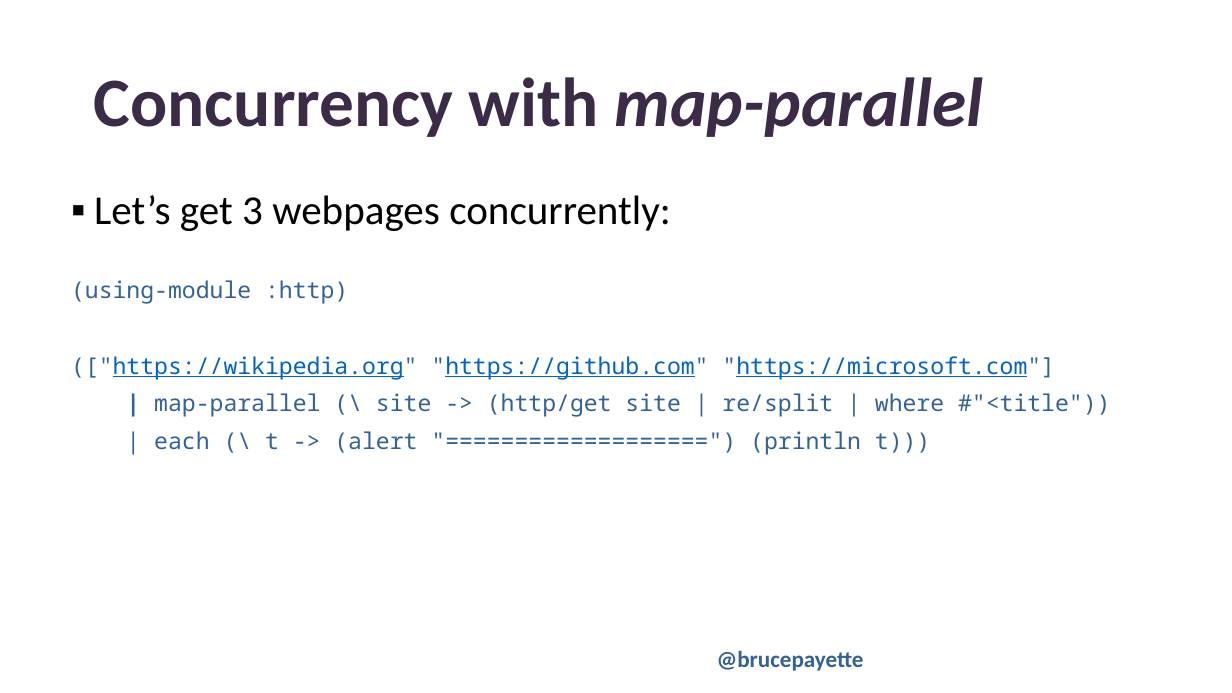
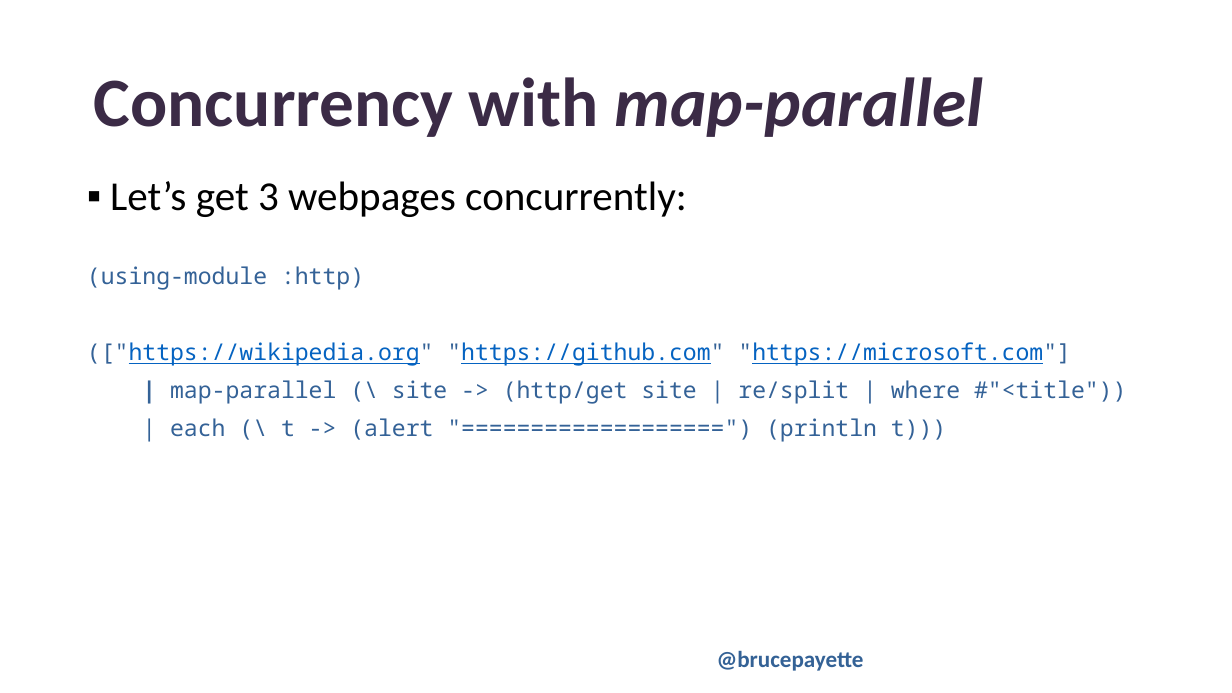
Before and after one commit to BrucePay/BraidLang, a slide deck: slide 22 of PSCONFEU23_payette_braid.pptx. Drawn at 1232x693 pixels with LibreOffice and Linux fonts; fonts in the diff are those of the drawing; background and template pictures are left out. Boxes give left, top, right and bottom in pixels: in the first picture for what was removed or moved away, otherwise in the second. Text is boxed around its words. In the diff, an @@ line names an element or a change of style, - is before the commit and + after.

```diff
--- a/PSCONFEU23_payette_braid.pptx
+++ b/PSCONFEU23_payette_braid.pptx
@@ text "Let’s get 3 webpages concurrently:": place and size @@
-text "Let’s get 3 webpages concurrently:" at (71, 195, 1110, 455)
+text "Let’s get 3 webpages concurrently:" at (87, 181, 1126, 441)
```
Also in this commit, not shown: 3 other slides changed.
